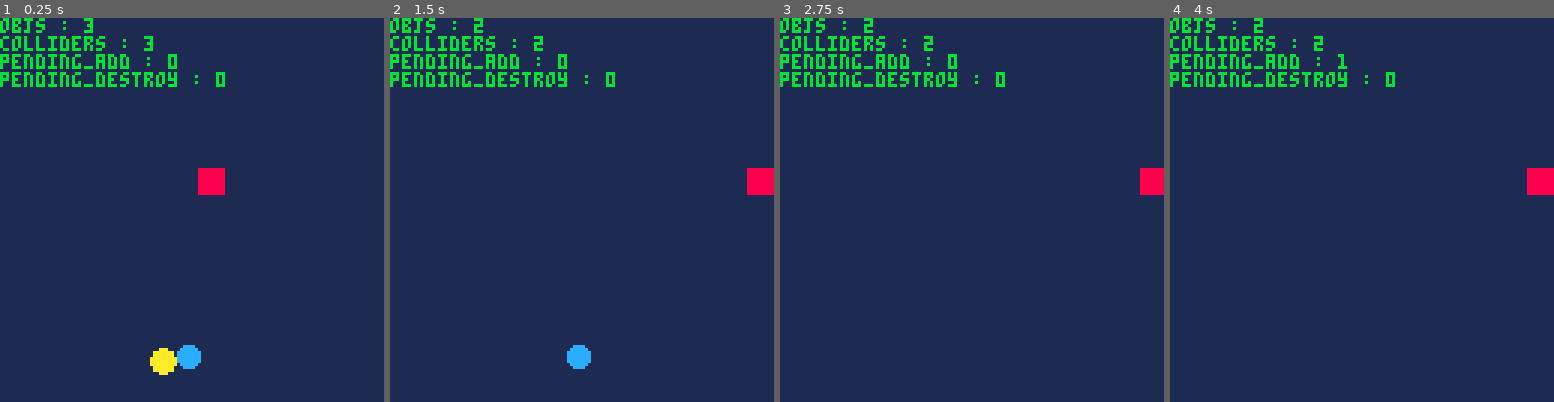
Above: before the commit, frames 1-4 (left to right).
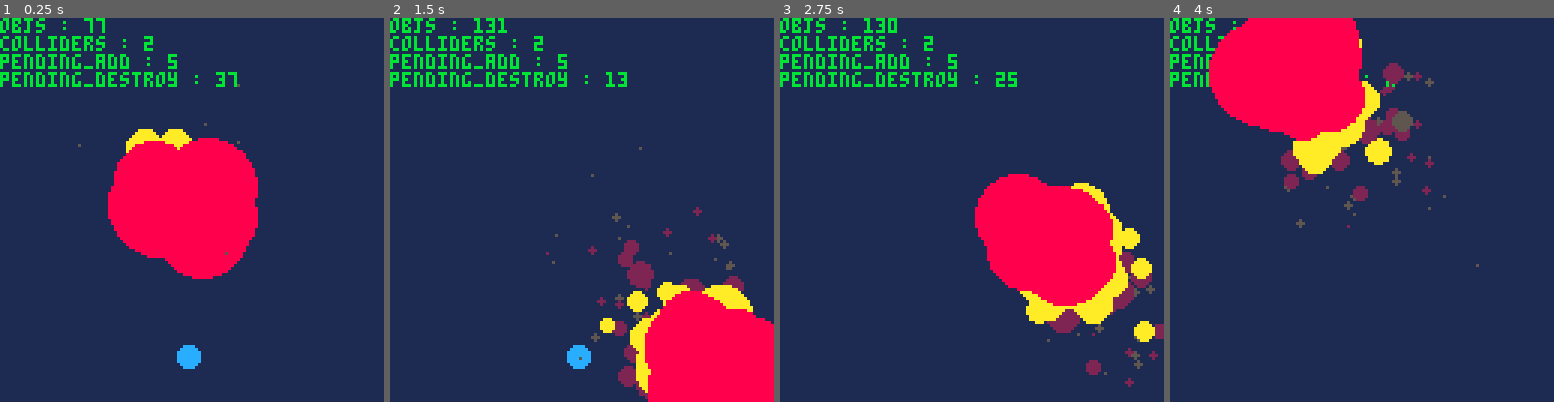
Above: after the commit, the same moments.

Repository: chihirotange/pico8
Game: PICO-8 cartridge shmup2/main.p8
Same seed, same stepped clock (60 frames per second), same inputs: the game is played once before the commit and once after it.
Inputs:
- Up to frame 1 (0.25 s): no input
- Up to frame 2 (1.5 s): tap O (Z key) at 0.7 s
- Up to frame 3 (2.75 s): hold Right 1.6-2.1 s; tap O (Z key) at 1.7, 2.1, 2.5 s; hold Up 2.15-2.42 s; hold Right from 2.47 s (still down)
- Up to frame 4 (4 s): tap O (Z key) at 2.9, 3.3, 3.7 s; release Right at 3.03 s; hold Left 3.08-3.58 s; hold Down 3.63-3.97 s

The runs differ from the first frame. In frame 1, 12% of the frame differs, in the area x 20-68%, y 0-93%; in frame 2, 13%; in frame 3, 14%; in frame 4, 15%, in the area x 10-100%, y 0-65%.

Commit message:
inpsecting out of mem

Diff:
--- a/shmup2/enemy.lua
+++ b/shmup2/enemy.lua
@@ -6,38 +6,41 @@
             loc = _loc,
             team = _team_enemy,
             shoot_timer = 0, -- shoot delay in frame
-            shoot_delay = 120,
-            mov_dir = v_zero,
+            shoot_delay = 30,
+            mov_spd = 1,
+            mov_dir = v_rnd(),
             update = function(self)
                 local _ENV = self
                 -- shoot
-                if shoot_timer == 0 then
-                    create_bullet(team, loc, v_down, 4, 4)
-                    shoot_timer = shoot_delay
-                end
-                shoot_timer -= 1
+                -- if shoot_timer == 0 then
+                --     create_bullet(team, loc, v_down, 4, 4)
+                --     shoot_timer = shoot_delay
+                -- end
+                -- shoot_timer -= 1
 
                 -- move
-                if (loc.x >= 120) then
-                    mov_dir = v_left
-                else
-                    mov_dir = v_right
+                if loc.x >= 120 or loc.x <= 0 then
+                    mov_dir = vector(-mov_dir.x, mov_dir.y)
                 end
-                loc = v_add(loc, mov_dir)
+                if loc.y >= 120 or loc.y <= 0 then
+                    mov_dir = vector(mov_dir.x, -mov_dir.y)
+                end
+                loc = v_add(loc, v_mul(mov_dir, mov_spd))
 
-                printh(loc.x)
-                -- printh(mov_dir.x)
+                create_part_system(v_add(loc, vector(4,4)), 10, 8, 30)
             end,
             on_overlap = function(self, other_obj)
                 local _ENV = self
                 if other_obj.team ~= team
                     and contains(other_obj.tags, "can_deal_dmg") then
                     create_part_system(loc, 10, 8, 20)
+                    mov_dir = v_rnd()
+                    mov_spd += 0.5
                 end
             end,
             draw = function(self)
                 local _ENV = self
-                rectfill(loc.x, loc.y, loc.x + w, loc.y + h, 8)
+                rectfill(loc.x, loc.y, loc.x + w, loc.y + h, 7)
             end
         }, true)
     else
--- a/shmup2/framework/class.lua
+++ b/shmup2/framework/class.lua
@@ -33,6 +33,7 @@
     for pd_obj in all(pending_destroy_object) do
         del(all_objects, pd_obj)
         del(all_collider_object, pd_obj)
+        pd_obj = nil
     end
     pending_destroy_object = {}
     for pa_obj in all(pending_add_objects) do
--- a/shmup2/framework/particle.lua
+++ b/shmup2/framework/particle.lua
@@ -9,7 +9,7 @@
         update = function(self)
             local _ENV = self
             lifetime += 1
-            r *= 0.9
+            r *= 0.94
             if lifetime >= lifespan then
                 self:destroy()
             end
--- a/shmup2/framework/vector.lua
+++ b/shmup2/framework/vector.lua
@@ -2,7 +2,7 @@
 
 function vector(x,y) return {x=x or 0,y=y or 0} end
 
-function v_rnd() return vector(sin(rnd()), cos(rnd())) end
+function v_rnd() return v_norm(vector(sin(rnd()), cos(rnd()))) end
 
 -- function v_cpy(v)     return vector(v.x,v.y,v.z) end
 -- function v_unpck(v)   return v.x, v.y, v.z end
